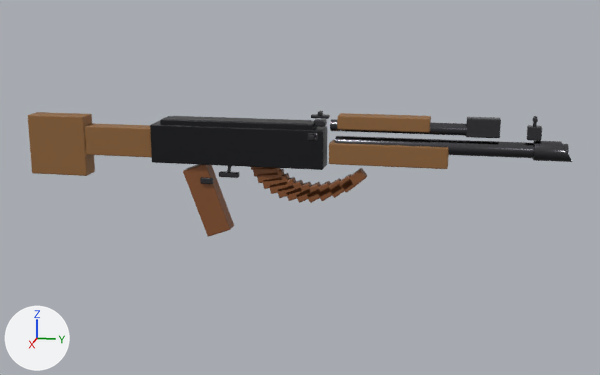
What one commit did to the glTF model assets/weapons/ak_viewmodel.glb.
The view is the same before and after, from a 50 mm lens placed at (1.53, 0.477, 0.303), pointed at (0.0, 0.171, -0.079). The lights are fixed; the arrows at lower left show +X, +Y and +Z. The first picture is the older version. Vertices at exactly the same position are counted once.

The first picture shows 'ak_viewmodel'.
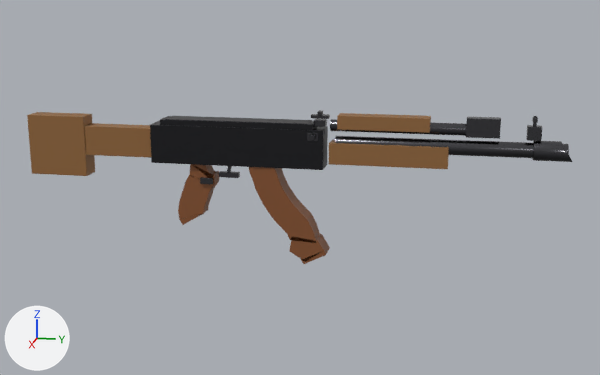
What the commit changed:
me_cube_001 is used by ob_ak_viewmodel; location (0.0, 0.0, 0.0).
me_cube_001 had 4032 vertices, 7914 faces and spanned x -0.025..0.036, y -0.385..0.67, z -0.185..0.072.
me_cube_001 now has 3742 vertices, 7378 faces and spans x -0.025..0.036, y -0.385..0.67, z -0.227..0.072.
me_cube_001 part 1: the loose piece of 96 vertices spanning x -0.011..0.011, y 0.184..0.236, z -0.106..-0.066 is multiplied about its middle by the matrix ((0.779, 0.0, 0.0), (0.0, 0.608, 0.347), (0.0, -0.152, 0.266)), then moved by (0.0, 0.0, 0.146), in mat_m_steel (dark grey #59595d).
me_cube_001 part 2: the loose piece of 96 vertices spanning x 0.014..0.022, y -0.023..0.003, z -0.076..-0.064 is scaled about its middle by (1.23, 1.07, 1.16).
me_cube_001 part 3: the loose piece of 96 vertices spanning x -0.016..0.016, y -0.06..0.034, z -0.185..-0.037 is rebuilt with 430 vertices and now spans x -0.016..0.016, y -0.072..0.005, z -0.164..-0.024.
me_cube_001 part 4: a new loose piece of 528 vertices spanning x -0.023..0.023, y 0.075..0.227, z -0.227..-0.031, in mat_m_bakelite (brown #86522f).
me_cube_001 part 5: 13 loose pieces with 1248 vertices, spanning x -0.011..0.011, y 0.076..0.603, z -0.107..0.072, are deleted.
Other edits to the shape of me_cube_001 do not show in these pictures.

Changed parts and their boxes (x1, y1, x2, y2) in the pictures (600 x 375 px; the box of a moved part takes in the faces that stretch with it):
'ak_viewmodel', reshaped (23% taller): before (28, 111, 573, 236); after (27, 110, 573, 264)
part 1 of me_cube_001, moved or reshaped: before (307, 181, 331, 203); after (311, 114, 330, 119)
part 2 of me_cube_001, moved or reshaped: (200, 177, 213, 184) in both
part 3 of me_cube_001, rebuilt: before (183, 165, 234, 236); after (178, 164, 219, 225)
part 4 of me_cube_001, added (brown): after (249, 167, 330, 264)
part 5 of me_cube_001, deleted: before (251, 114, 537, 203)
